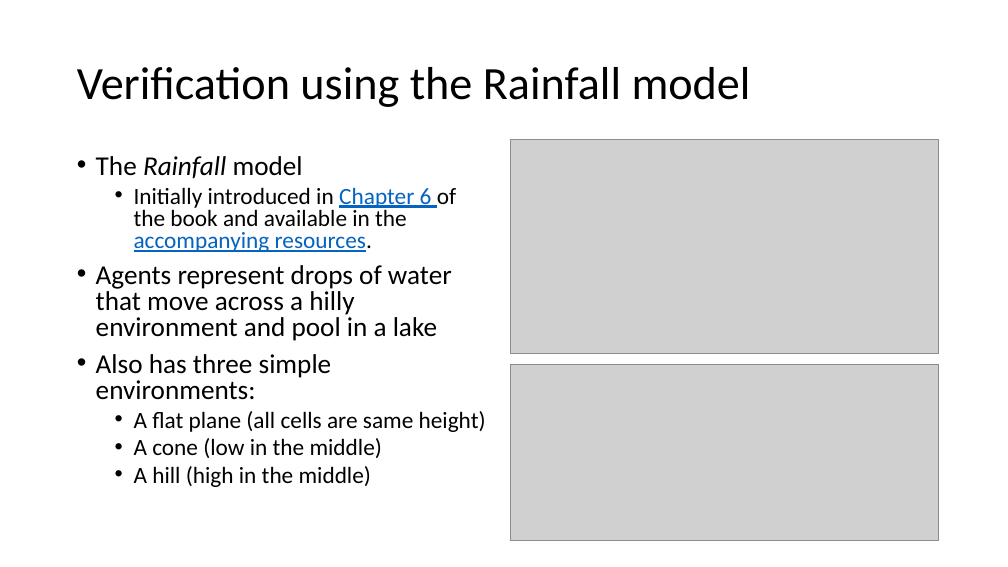
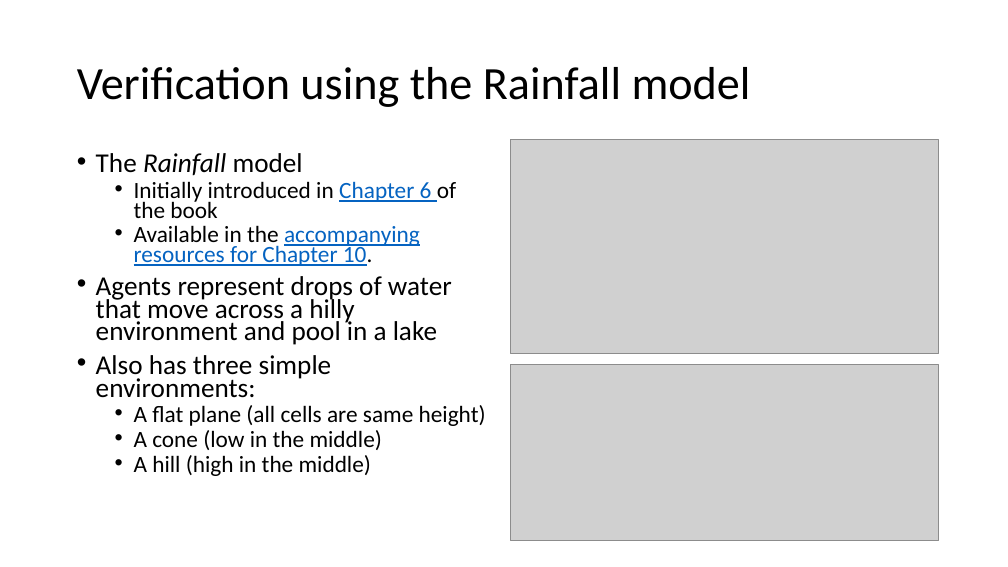
Before and after one commit to abmgis/abmgis, a slide deck: slide 5 of Chapter10-EvaluatingModels/Chapter10_Tutorial.pptx. Drawn at 1008x567 pixels with LibreOffice and Linux fonts; fonts in the diff are those of the drawing; grey boxes stand for pictures. Boxes give left, top, right and bottom in pixels: in the first picture for what was removed or moved away, otherwise in the second. Text is boxed around its words. In the diff, an @@ line names an element or a change of style, - is before the commit and + after.

Commit message:
wrote verification bit for C10 using the rainfall model

```diff
--- a/Chapter10-EvaluatingModels/Chapter10_Tutorial.pptx
+++ b/Chapter10-EvaluatingModels/Chapter10_Tutorial.pptx
@@ text at (96, 153, 486, 476): line spacing 0.8 to 0.7 @@
@@ text at (134, 181, 456, 266): text changed @@
-  • Initially introduced in Chapter 6 of the book and available in the accompanying resources.
+  • Initially introduced in Chapter 6 of the book
+  • Available in the accompanying resources for Chapter 10.
```
Also in this commit, not shown: 1 slide added, 1 other file.
